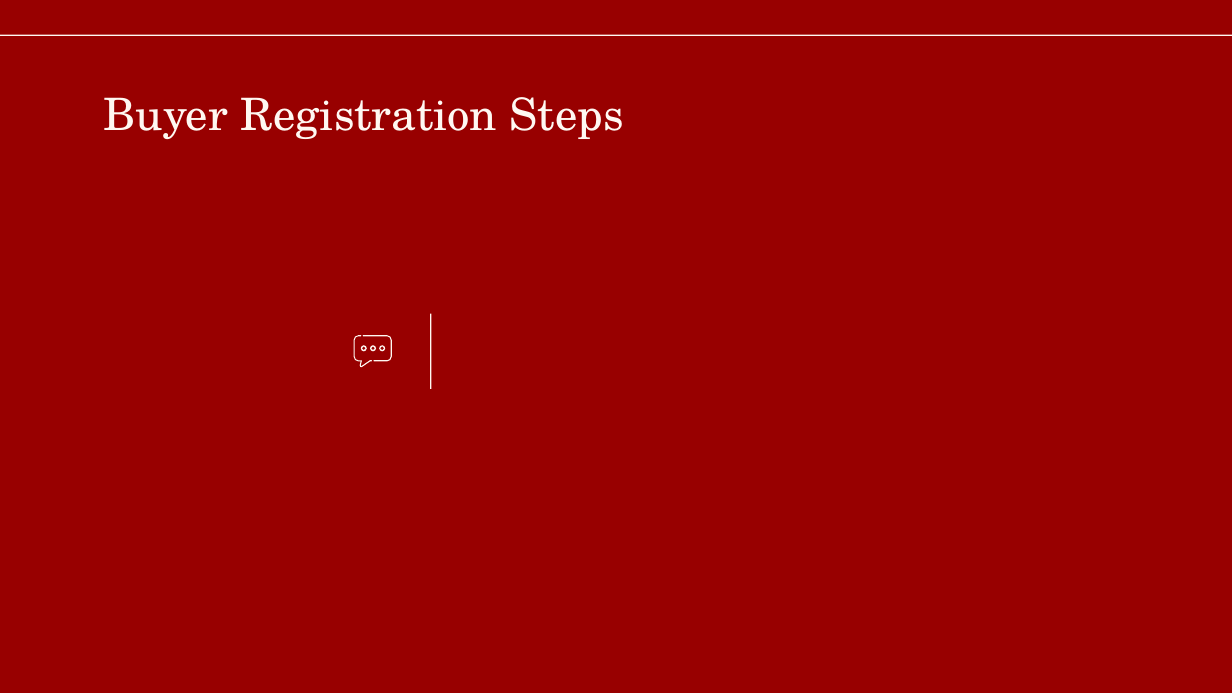
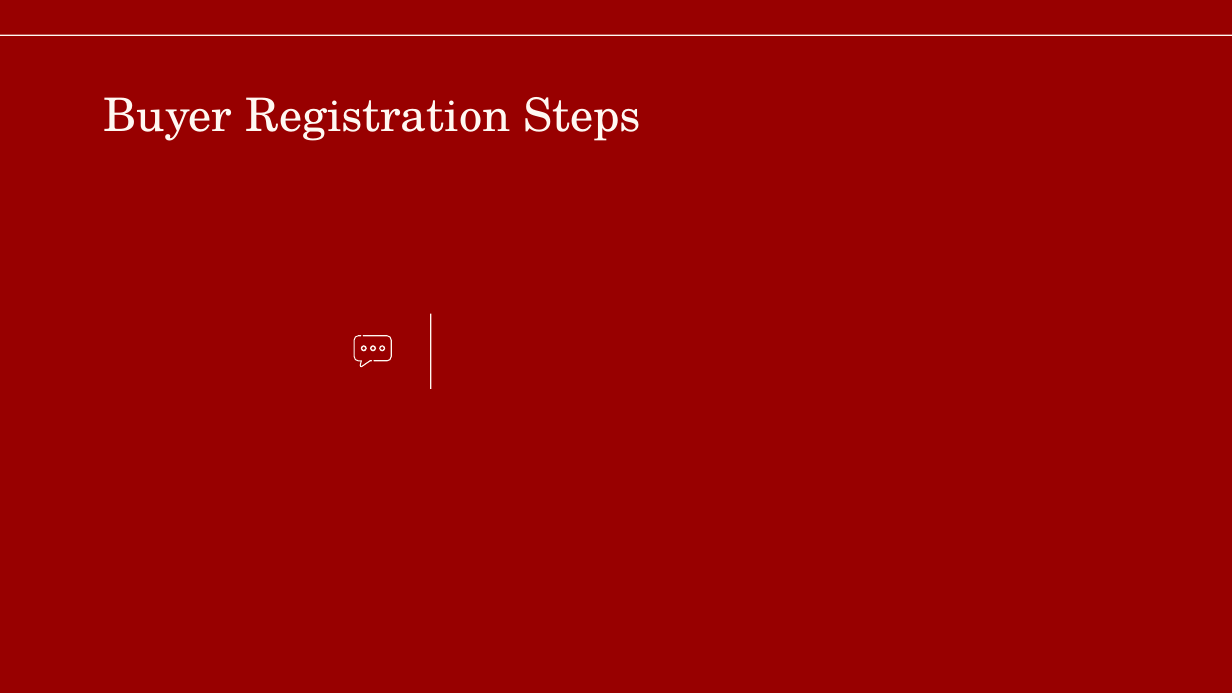
Before and after one commit to stfx86/SupplierMS, a slide deck: slide 16 of overview.pptx (slide 7 before the commit). Drawn at 1232x693 pixels with LibreOffice and Linux fonts; fonts in the diff are those of the drawing. Boxes give left, top, right and bottom in pixels: in the first picture for what was removed or moved away, otherwise in the second. Text is boxed around its words. In the diff, an @@ line names an element or a change of style, - is before the commit and + after.

```diff
--- a/overview.pptx
+++ b/overview.pptx
@@ title "Buyer Registration Steps" at <box>103,97,641,141</box>: size 26.1 to 27 pt @@
```
Also in this commit, not shown: 14 other slides changed, 10 slides added, 1 slide removed, 2 other files.
